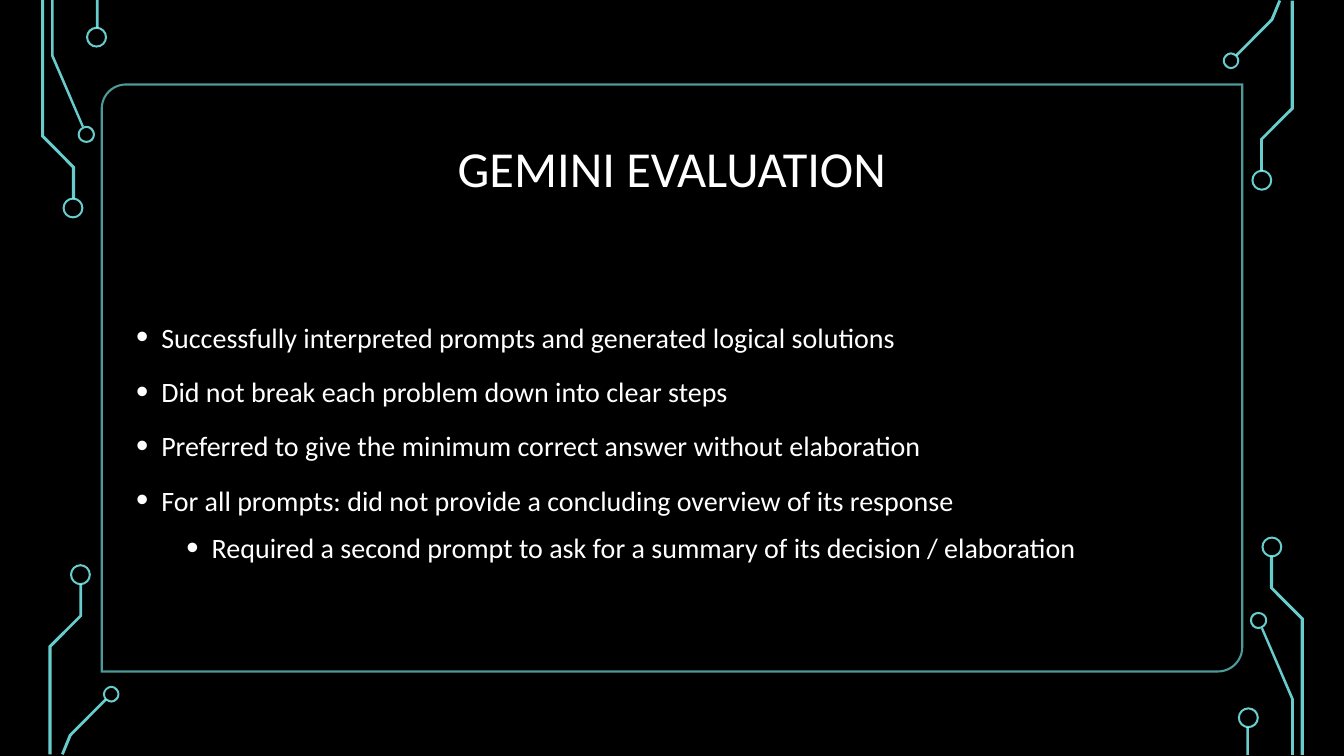
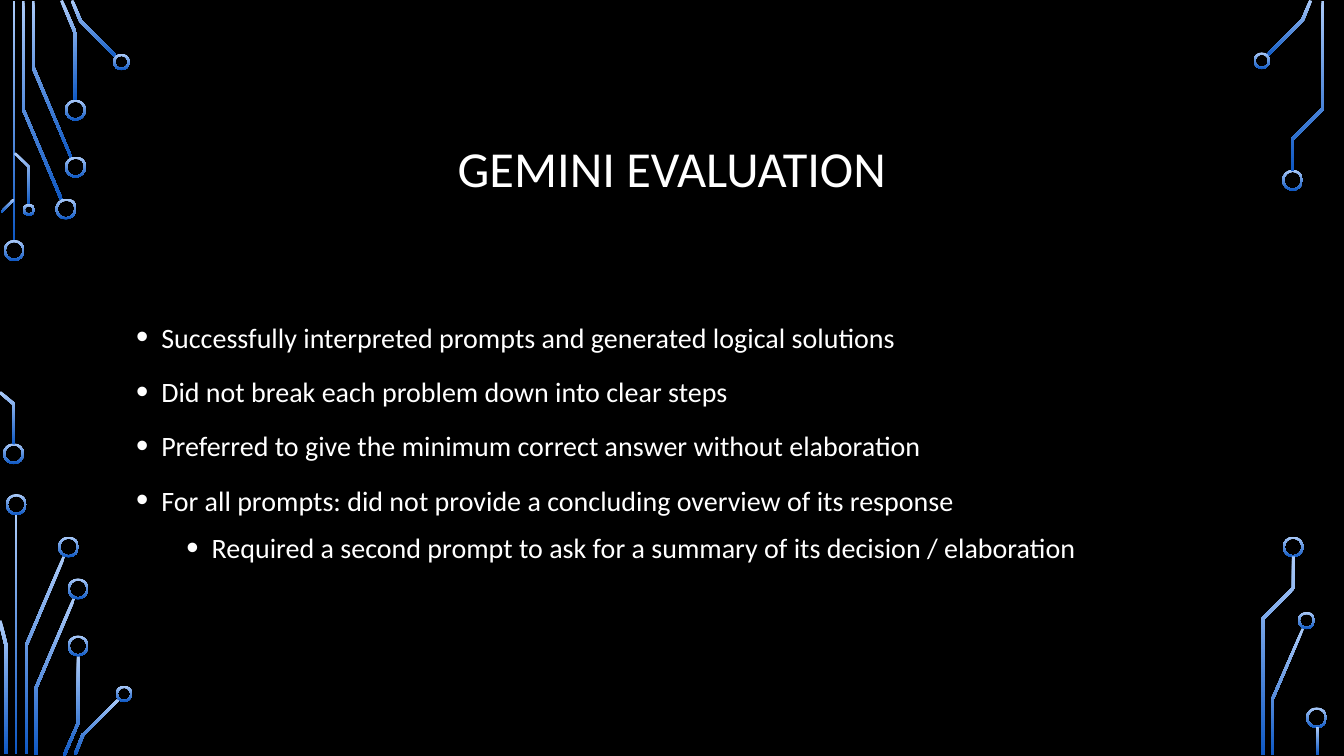
Before and after one commit to M0ck1ngjay178/CMSC-4200-AI, a slide deck: slide 9 of Project/slides/CMSC-4200-Group1-Project.pptx (slide 10 before the commit). Drawn at 1344x756 pixels with LibreOffice and Linux fonts; fonts in the diff are those of the drawing; background and template pictures are left out. Boxes give left, top, right and bottom in pixels: in the first picture for what was removed or moved away, otherwise in the second. Text is boxed around its words. In the diff, an @@ line names an element or a change of style, - is before the commit and + after.

```diff
--- a/Project/slides/CMSC-4200-Group1-Project.pptx
+++ b/Project/slides/CMSC-4200-Group1-Project.pptx
@@ rectangle removed at [0, 0, 1344, 756] @@
@@ fill gradient #82FFFF to #3D97DE to gradient #ACCBF9 to #0E58C4 in 17 elements at [22, 1, 63, 201], [31, 1, 72, 158], [60, 0, 78, 101], [71, 0, 117, 58], [1, 199, 15, 213], [0, 391, 15, 445], [15, 514, 18, 755], [0, 620, 7, 754], [34, 598, 76, 755], [63, 655, 80, 756], [74, 698, 120, 755], [1266, 0, 1313, 56], [1271, 628, 1305, 755], [1292, 1, 1325, 171], [1261, 557, 1296, 755], [1317, 727, 1320, 755], [12, 1, 15, 242] @@
@@ group removed at [41, 0, 1305, 755]: 18 freeform shapes, 2 rectangles, 1 round diag rect @@
@@ group added at [3, 52, 1328, 754]: 19 freeform shapes @@
```
Also in this commit, not shown: 15 other slides changed, 1 slide removed, 1 other file.
